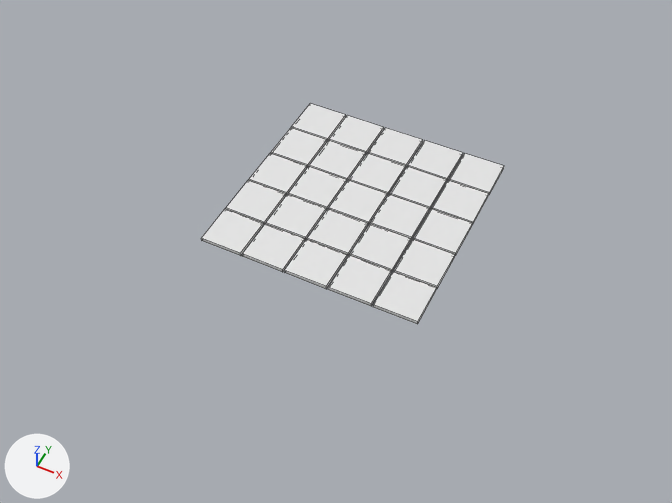
One commit to the Blender file Dungeon Baller/Models blend/grid/grid.blend: the scene before it, then after it.
The view is the same before and after, from a 50 mm camera at (0.602, -1.312, 1.455) aimed at (-0.007, -0.094, -0.068). Arrows for +X, +Y and +Z are at lower left; the lights stay in place. Mesh edges are drawn as thin lines. The same objects are shown in both versions, whatever each file hides.

Before the edit, the objects in view are built like this:
```python
me_plane_006 = bpy.data.meshes.new('Plane.006')
me_plane_006.from_pydata(...)  # 200 vertices, 150 faces; spans x -0.99..0.99, y -0.99..0.99, z 0.0..0.01
ob_grid = bpy.data.objects.new('grid', me_plane_006)
ob_grid.location = (0.0, 0.0, 0.0)
ob_grid.scale = (0.25, 0.25, 1.0)
```
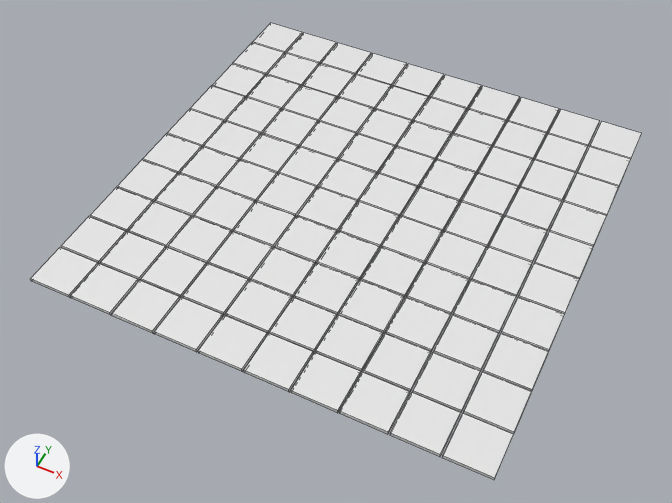
Edits to the bpy script that builds the scene:
```text
Change me_plane_006:
    used by ob_grid; location = (0.0, 0.0, 0.0); scale = (0.25, 0.25, 1.0)
    remove me_plane_006.from_pydata(...)  # 200 vertices, 150 faces; spans x -0.99..0.99, y -0.99..0.99, z 0.0..0.01
    add me_plane_006.from_pydata(...)  # 800 vertices, 600 faces; spans x -1.99..1.99, y -1.99..1.99, z 0.0
    me_plane_006 part 1: the loose piece of 8 vertices spanning x -0.19..0.19, y 0.61..0.99, z 0.0..0.01 is moved by (-0.2, 0.2, 0.0)
    me_plane_006 part 2: the loose piece of 8 vertices spanning x -0.59..-0.21, y 0.61..0.99, z 0.0..0.01 is moved by (0.2, 0.6, 0.0)
    me_plane_006 part 3: the loose piece of 8 vertices spanning x -0.19..0.19, y 0.21..0.59, z 0.0..0.01 is moved by (-0.2, 1.4, 0.0)
    me_plane_006 part 4: the loose piece of 8 vertices spanning x -0.59..-0.21, y 0.21..0.59, z 0.0..0.01 is moved by (0.2, 0.2, 0.0)
    me_plane_006 part 5: the loose piece of 8 vertices spanning x -0.19..0.19, y -0.19..0.19, z 0.0..0.01 is moved by (-0.2, 0.2, 0.0)
    me_plane_006 part 6: the loose piece of 8 vertices spanning x -0.99..-0.61, y 0.61..0.99, z 0.0..0.01 is moved by (0.2, 0.2, 0.0)
    me_plane_006 part 7: the loose piece of 8 vertices spanning x -0.99..-0.61, y 0.21..0.59, z 0.0..0.01 is moved by (0.2, 1.0, 0.0)
    me_plane_006 part 8: the loose piece of 8 vertices spanning x 0.21..0.59, y 0.61..0.99, z 0.0..0.01 is moved by (-1.0, 1.0, 0.0)
    me_plane_006 part 9: the loose piece of 8 vertices spanning x -0.59..-0.21, y -0.19..0.19, z 0.0..0.01 is moved by (-0.2, 0.6, 0.0)
    me_plane_006 part 10: the loose piece of 8 vertices spanning x -0.99..-0.61, y -0.19..0.19, z 0.0..0.01 is moved by (0.2, 0.2, 0.0)
    me_plane_006 part 11: the loose piece of 8 vertices spanning x -0.99..-0.61, y -0.59..-0.21, z 0.0..0.01 is moved by (-0.2, 1.4, 0.0)
    me_plane_006 part 12: the loose piece of 8 vertices spanning x 0.61..0.99, y 0.61..0.99, z 0.0..0.01 is moved by (-1.8, 0.6, 0.0)
    me_plane_006 part 13: the loose piece of 8 vertices spanning x 0.21..0.59, y 0.21..0.59, z 0.0..0.01 is moved by (-1.4, 1.4, 0.0)
    me_plane_006 part 14: the loose piece of 8 vertices spanning x -0.59..-0.21, y -0.59..-0.21, z 0.0..0.01 is moved by (-0.6, 1.0, 0.0)
    me_plane_006 part 15: the loose piece of 8 vertices spanning x -0.99..-0.61, y -0.99..-0.61, z 0.0..0.01 is moved by (-0.2, 1.0, 0.0)
    me_plane_006 part 16: the loose piece of 8 vertices spanning x 0.61..0.99, y 0.21..0.59, z 0.0..0.01 is moved by (-2.2, 0.6, 0.0)
    me_plane_006 part 17: the loose piece of 8 vertices spanning x 0.21..0.59, y -0.19..0.19, z 0.0..0.01 is moved by (-1.8, 1.4, 0.0)
    me_plane_006 part 18: the loose piece of 8 vertices spanning x -0.59..-0.21, y -0.99..-0.61, z 0.0..0.01 is moved by (-1.0, 2.6, 0.0)
    me_plane_006 part 19: the loose piece of 8 vertices spanning x -0.19..0.19, y -0.59..-0.21, z 0.0..0.01 is moved by (-1.4, 1.0, 0.0)
    me_plane_006 part 20: the loose piece of 8 vertices spanning x 0.61..0.99, y -0.19..0.19, z 0.0..0.01 is moved by (-2.2, 0.2, 0.0)
    me_plane_006 part 21: the loose piece of 8 vertices spanning x -0.19..0.19, y -0.99..-0.61, z 0.0..0.01 is moved by (-1.8, 1.8, 0.0)
    me_plane_006 part 22: the loose piece of 8 vertices spanning x 0.21..0.59, y -0.59..-0.21, z 0.0..0.01 is moved by (-2.2, 1.8, 0.0)
    me_plane_006 part 23: the loose piece of 8 vertices spanning x 0.61..0.99, y -0.59..-0.21, z 0.0..0.01 is moved by (-2.6, 2.2, 0.0)
    me_plane_006 part 24: the loose piece of 8 vertices spanning x 0.21..0.59, y -0.99..-0.61, z 0.0..0.01 is moved by (-2.2, 1.4, 0.0)
    me_plane_006 part 25: the loose piece of 8 vertices spanning x 0.61..0.99, y -0.99..-0.61, z 0.0..0.01 is moved by (-2.6, 1.0, 0.0)
    me_plane_006 part 26: a new loose piece, a box spanning x 1.6078..1.9918, y 0.8074..1.1914, z -0.004..0.004
    me_plane_006 part 27: a new loose piece, a box spanning x 1.6078..1.9918, y 1.2074..1.5914, z -0.004..0.004
    me_plane_006 part 28: a new loose piece, a box spanning x 1.6078..1.9918, y 1.6074..1.9914, z -0.004..0.004
    me_plane_006 part 29: a new loose piece, a box spanning x 1.6078..1.9918, y 0.4074..0.7914, z -0.004..0.004
    me_plane_006 part 30: a new loose piece, a box spanning x 1.6078..1.9918, y 0.0074..0.3914, z -0.004..0.004
    me_plane_006 part 31: 560 vertices added at x -1.99..1.99, y -1.99..1.99, z 0.0
Change ob_grid:
    ob_grid.location: (0.0, 0.0, 0.0) -> (0.0, 0.0, 0.004)
```

Boxes (x1, y1, x2, y2) around the edits, measured in the pictures (672 x 503 px; the box of a moved part takes in the faces that stretch with it):
'grid', reshaped, moved (102% wider, 106% taller): before (201, 103, 504, 324); after (30, 23, 642, 480)
part 1 of me_plane_006, moved or reshaped: before (368, 128, 423, 167); after (358, 109, 412, 148)
part 2 of me_plane_006, moved or reshaped: before (329, 115, 384, 154); after (376, 86, 428, 122)
part 3 of me_plane_006, moved or reshaped: before (349, 153, 406, 195); after (393, 64, 444, 99)
part 4 of me_plane_006, moved or reshaped: before (309, 140, 366, 181); after (339, 134, 394, 174)
part 5 of me_plane_006, moved or reshaped: before (329, 180, 387, 225); after (319, 160, 376, 202)
part 6 of me_plane_006, moved or reshaped: before (291, 103, 346, 141); after (320, 98, 374, 135)
part 7 of me_plane_006, moved or reshaped: before (271, 128, 327, 167); after (339, 75, 391, 110)
part 8 of me_plane_006, moved or reshaped: before (408, 140, 463, 180); after (356, 54, 407, 87)
part 9 of me_plane_006, moved or reshaped: before (288, 167, 347, 210); after (300, 122, 356, 161)
part 10 of me_plane_006, moved or reshaped: before (249, 153, 307, 195); after (279, 147, 337, 188)
part 11 of me_plane_006, moved or reshaped: before (226, 180, 286, 224); after (283, 86, 336, 122)
part 12 of me_plane_006, moved or reshaped: before (449, 153, 504, 195); after (302, 64, 354, 99)
part 13 of me_plane_006, moved or reshaped: before (390, 167, 447, 210); after (321, 43, 371, 76)
part 14 of me_plane_006, moved or reshaped: before (266, 194, 326, 240); after (263, 109, 318, 148)
part 15 of me_plane_006, moved or reshaped: before (201, 209, 264, 256); after (241, 134, 298, 174)
part 16 of me_plane_006, moved or reshaped: before (432, 180, 489, 225); after (247, 75, 300, 110)
part 17 of me_plane_006, moved or reshaped: before (370, 195, 429, 240); after (267, 53, 319, 87)
part 18 of me_plane_006, moved or reshaped: before (242, 224, 305, 272); after (286, 33, 336, 65)
part 19 of me_plane_006, moved or reshaped: before (307, 209, 368, 256); after (226, 98, 281, 135)
part 20 of me_plane_006, moved or reshaped: before (413, 209, 473, 256); after (204, 122, 260, 160)
part 21 of me_plane_006, moved or reshaped: before (284, 239, 347, 289); after (212, 64, 265, 98)
part 22 of me_plane_006, moved or reshaped: before (350, 224, 411, 272); after (233, 43, 284, 76)
part 23 of me_plane_006, moved or reshaped: before (394, 240, 455, 288); after (253, 23, 302, 54)
part 24 of me_plane_006, moved or reshaped: before (328, 255, 391, 306); after (190, 86, 245, 122)
